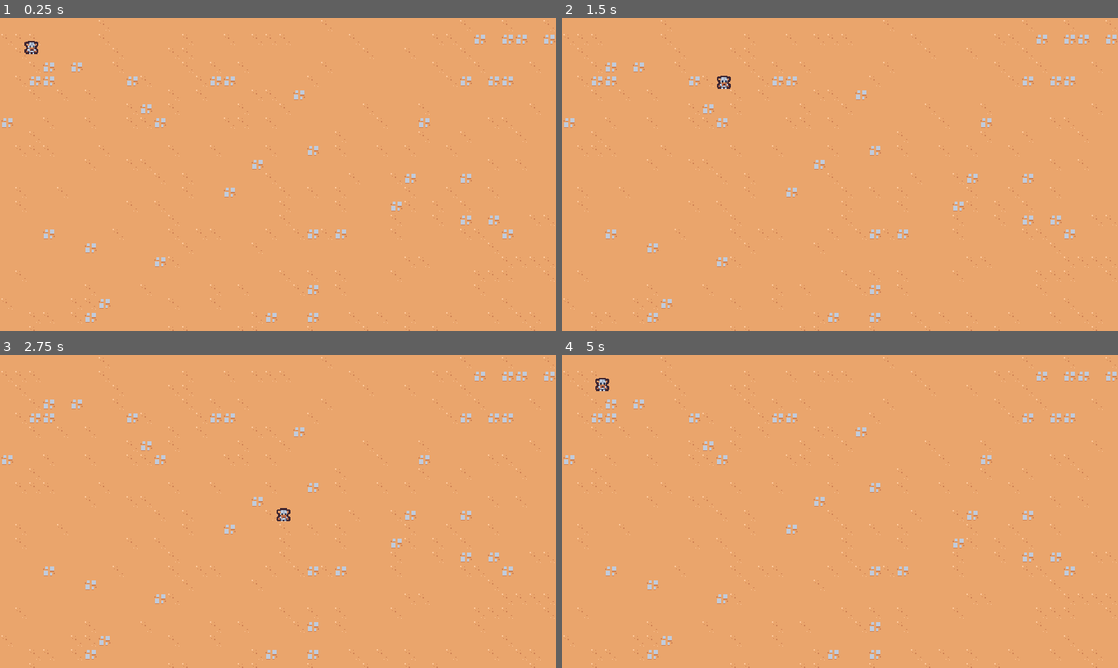
Above: before the commit, frames 1-4 (two rows, left to right).
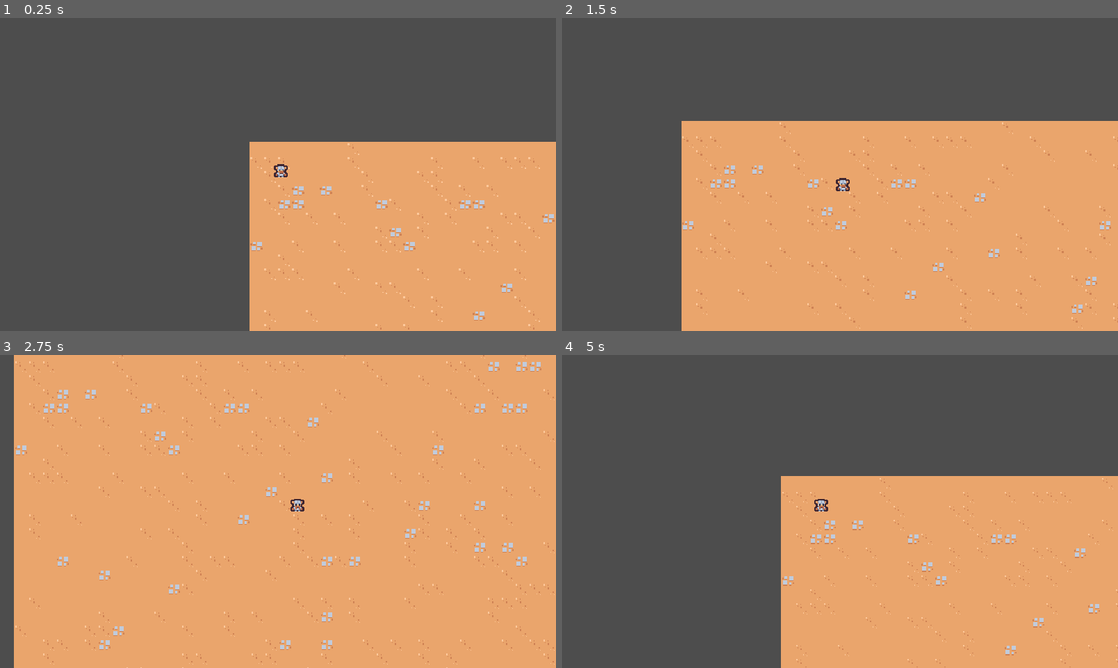
Above: after the commit, the same moments.

Repository: scarlyle0/2d_godot
Game: Godot game, scene res://scenes/main/main.tscn
Two runs of this game, one before a commit and one after it. Both use one fixed random seed, a clock stepped at 60 frames per second and the inputs below.
Inputs:
- Up to frame 1 (0.25 s): no input
- Up to frame 2 (1.5 s): hold Right (move_right) 0.53-1.28 s; hold S (move_down) from 1.28 s (still down)
- Up to frame 3 (2.75 s): release S (move_down) at 2.03 s; hold Right (move_right) from 2.03 s (still down)
- Up to frame 4 (5 s): release Right (move_right) at 2.78 s; hold W (move_up) 2.78-3.53 s; hold A (move_left) from 3.53 s (still down)

The runs differ from the first frame. In frame 1, 68% of the frame differs, in the area x 0-100%, y 0-100%; in frame 2, 50%; in frame 3, 7.0%; in frame 4, 64%.

Commit message:
adding player cam

Diff:
--- /dev/null
+++ b/game/scenes/game_camera/game_camera.gd
@@ -0,0 +1,24 @@
+extends Camera2D
+
+var target_position = Vector2.ZERO
+const SMOOTH_VALUE = 10
+
+
+# Called when the node enters the scene tree for the first time.
+func _ready():
+	make_current()
+
+
+# Called every frame. 'delta' is the elapsed time since the previous frame.
+func _process(delta):
+	acquire_target()
+	global_position = global_position.lerp(target_position, 1.0 - exp(-delta * SMOOTH_VALUE))
+
+
+func acquire_target():
+	# Grab array of nodes in player group
+	var player_nodes = get_tree().get_nodes_in_group("player")
+	if player_nodes.size() > 0:
+		# Typecast player node as node2D (not needed) and set cam position to player position
+		var player = player_nodes[0] as Node2D
+		target_position = player.global_position
--- /dev/null
+++ b/game/scenes/game_camera/game_camera.tscn
@@ -0,0 +1,6 @@
+[gd_scene load_steps=2 format=3 uid="uid://da201tlawl3qp"]
+
+[ext_resource type="Script" path="res://scenes/game_camera/game_camera.gd" id="1_wvufv"]
+
+[node name="GameCamera" type="Camera2D"]
+script = ExtResource("1_wvufv")
--- a/game/scenes/main/main.tscn
+++ b/game/scenes/main/main.tscn
@@ -1,9 +1,12 @@
-[gd_scene load_steps=3 format=3 uid="uid://onl1mwva4kyc"]
+[gd_scene load_steps=4 format=3 uid="uid://onl1mwva4kyc"]
 
+[ext_resource type="PackedScene" uid="uid://da201tlawl3qp" path="res://scenes/game_camera/game_camera.tscn" id="1_23d6t"]
 [ext_resource type="TileSet" uid="uid://x6l3sni8pqn4" path="res://resources/tileset.tres" id="1_38txe"]
 [ext_resource type="PackedScene" uid="uid://cw5b4yw0bvojx" path="res://scenes/player/player.tscn" id="1_g418y"]
 
 [node name="Main" type="Node"]
+
+[node name="GameCamera" parent="." instance=ExtResource("1_23d6t")]
 
 [node name="TileMap" type="TileMap" parent="."]
 tile_set = ExtResource("1_38txe")
--- a/game/scenes/player/player.tscn
+++ b/game/scenes/player/player.tscn
@@ -6,7 +6,7 @@
 [sub_resource type="CircleShape2D" id="CircleShape2D_4y617"]
 radius = 5.0
 
-[node name="Player" type="CharacterBody2D"]
+[node name="Player" type="CharacterBody2D" groups=["player"]]
 script = ExtResource("1_ra31t")
 
 [node name="Sprite2D" type="Sprite2D" parent="."]
